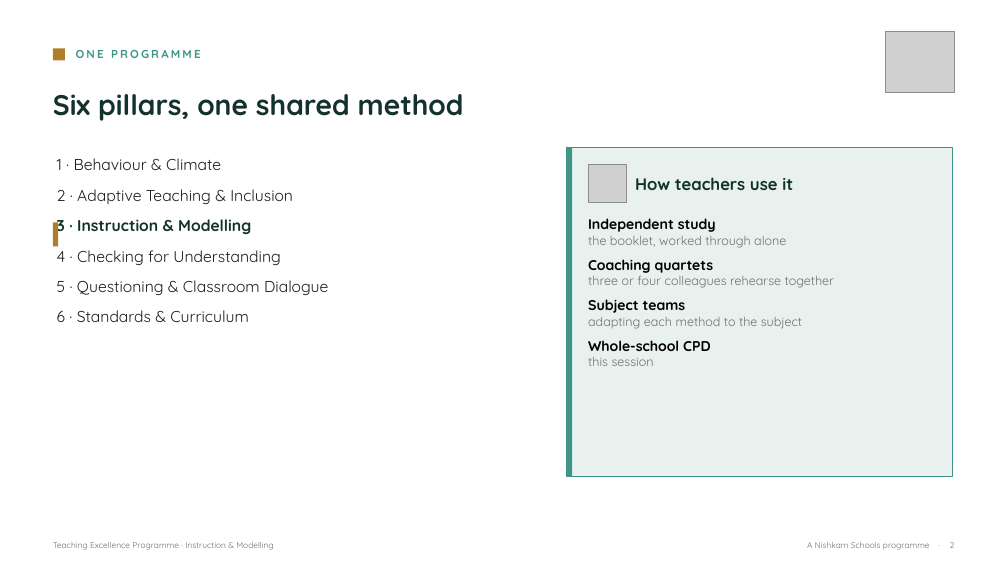
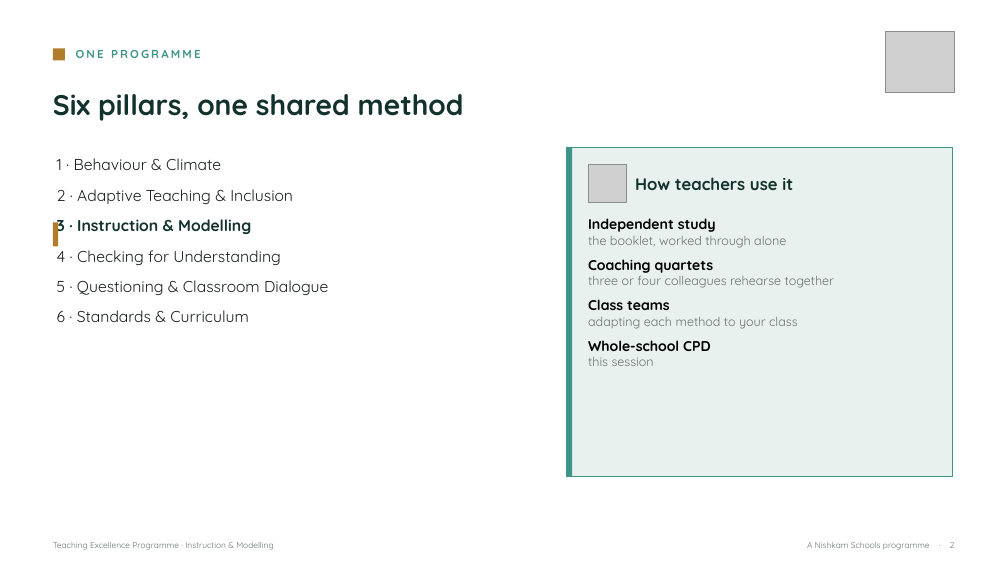
Before and after one commit to NSWLTandL/teachinglearninghub, a slide deck: slide 2 of Pillar3-Instruction-and-Modelling-facilitator-deck.pptx. Drawn at 1008x567 pixels with LibreOffice and Linux fonts; fonts in the diff are those of the drawing; grey boxes stand for pictures. Boxes give left, top, right and bottom in pixels: in the first picture for what was removed or moved away, otherwise in the second. Text is boxed around its words. In the diff, an @@ line names an element or a change of style, - is before the commit and + after.

```diff
--- a/Pillar3-Instruction-and-Modelling-facilitator-deck.pptx
+++ b/Pillar3-Instruction-and-Modelling-facilitator-deck.pptx
@@ text at bbox=[588, 299, 798, 329]: text changed @@
-Subject teams
-adapting each method to the subject
+Class teams
+adapting each method to your class
```
Also in this commit, not shown: 3 other slides changed, 13 other files.
